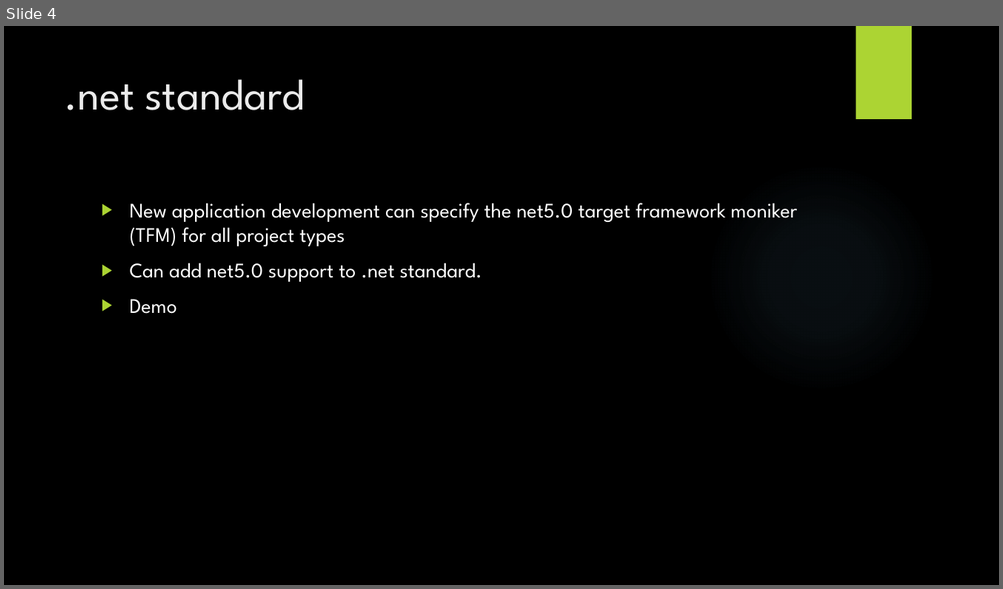
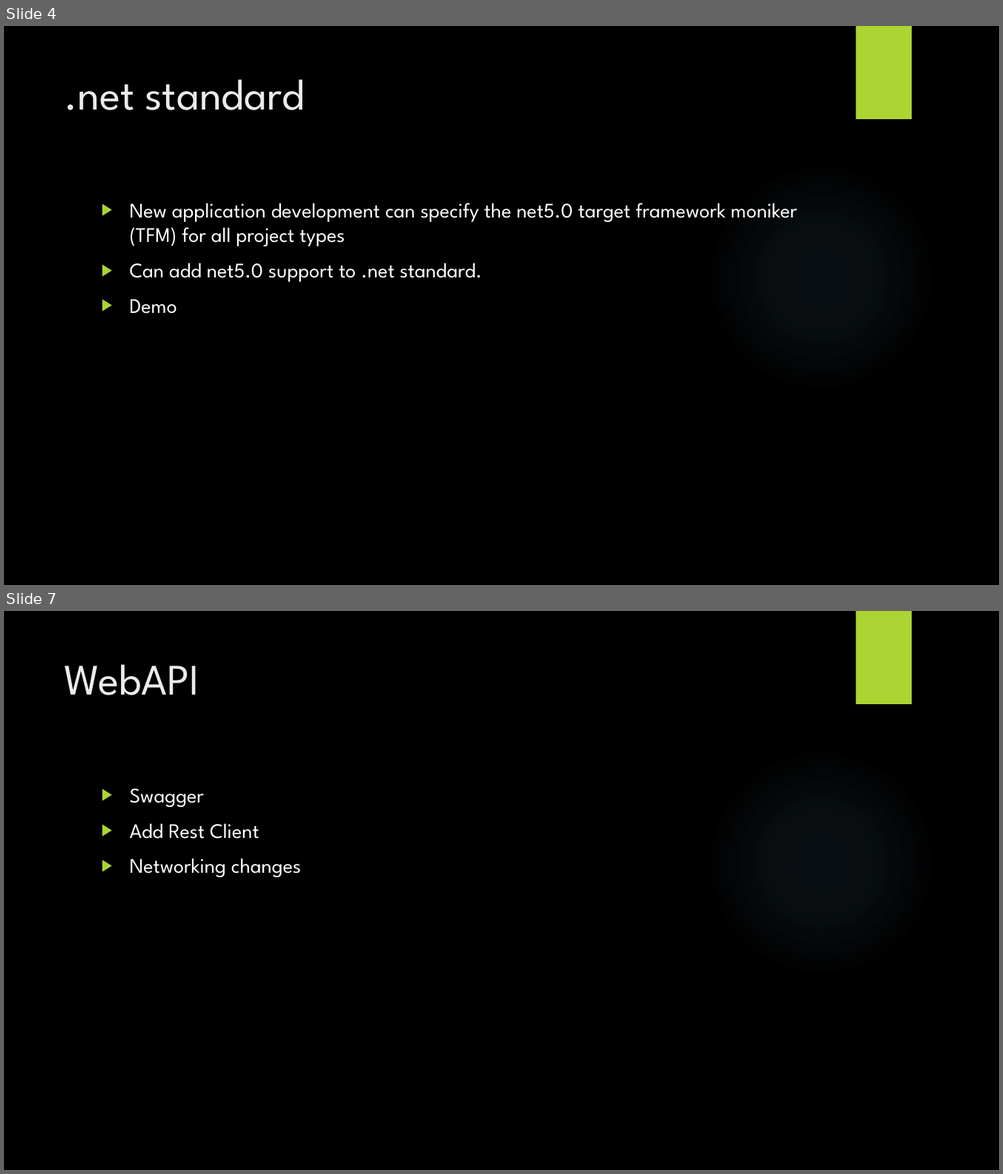
Before and after one commit to vb2ae/SpaceCoastDotNet5Demo, a slide deck: Intro to .net 5.pptx. Shown one above the other, each under a label of ours: slide 4 before the commit, slides 4 and 7 after it; the slides between them are not shown. The pictures are 1003x589 and 1003x1174 pixels, drawn with LibreOffice and Linux fonts; fonts in the diff are those of the drawing; background and template pictures are left out. Boxes give left, top, right and bottom in pixels: in the first picture for what was removed or moved away, otherwise in the second. Text is boxed around its words. In the diff, an @@ line names an element or a change of style, - is before the commit and + after.

```diff
--- a/Intro to .net 5.pptx
+++ b/Intro to .net 5.pptx
@@ slide 7 added at bbox=[4, 611, 999, 1170], background picture (left out); not listed: 2 template elements that a slide beside it also shows @@
@@ title added at bbox=[64, 664, 199, 695], 42 pt, text #EBEBEB @@
+WebAPI
@@ text added at bbox=[130, 789, 301, 877], 20 pt, text #FFFFFF @@
+▶ Swagger
+▶ Add Rest Client
+▶ Networking changes
```
Also in this commit, not shown: 1 slide changed, 2 other slides added, 1 slide removed.
